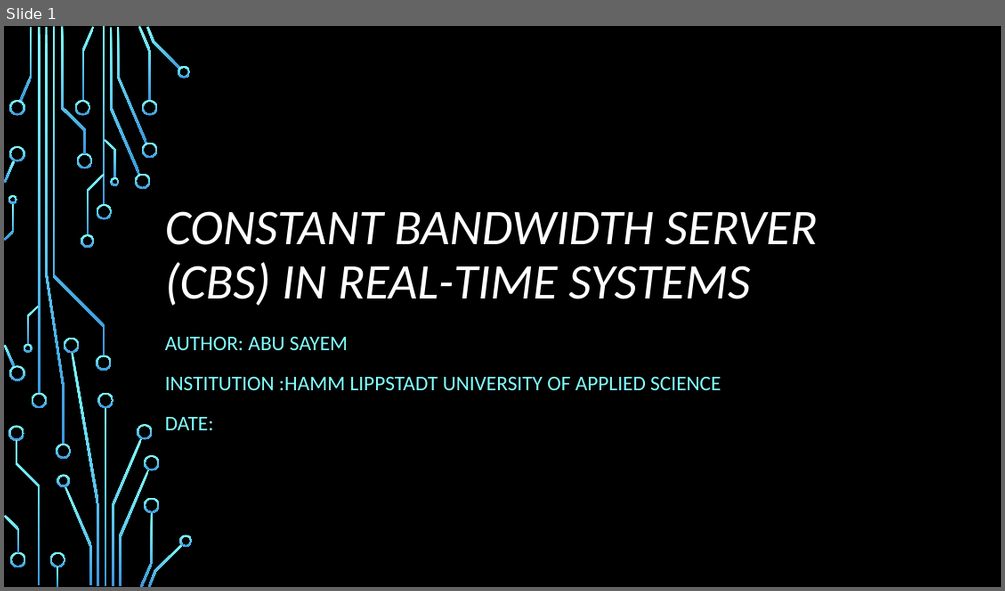
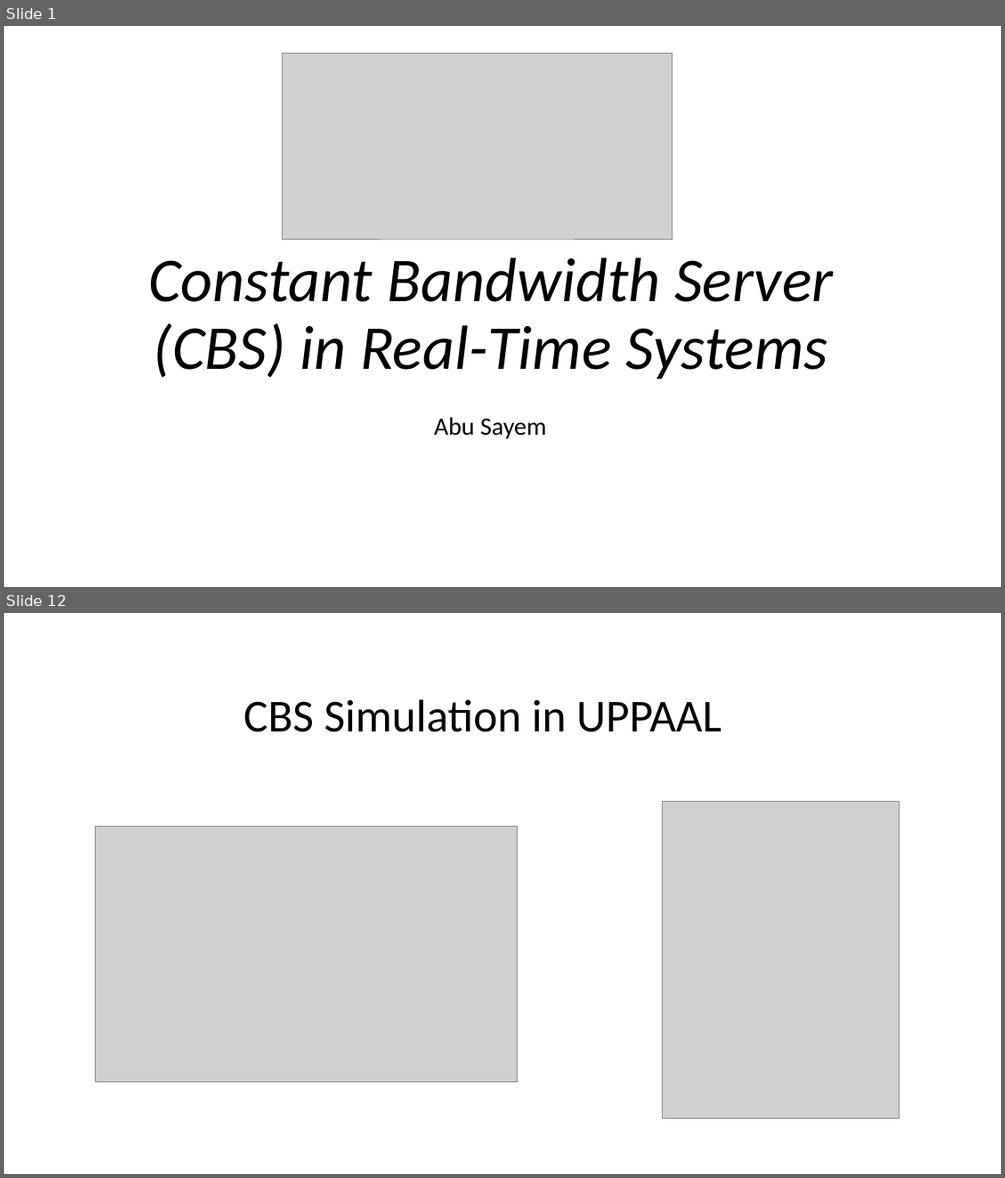
Before and after one commit to CCsayem/Constant-Bandwith-Server-Real-Time-Systems, a slide deck: Constant Bandwidth Server (CBS) in Real-Time.pptx. Shown one above the other, each under a label of ours: slide 1 before the commit, slides 1 and 12 after it; the slides between them are not shown. The pictures are 1005x591 and 1005x1178 pixels, drawn with LibreOffice and Linux fonts; fonts in the diff are those of the drawing; grey boxes stand for pictures; background and template pictures are left out. Boxes give left, top, right and bottom in pixels: in the first picture for what was removed or moved away, otherwise in the second. Text is boxed around its words. In the diff, an @@ line names an element or a change of style, - is before the commit and + after.

```diff
--- a/Constant Bandwidth Server (CBS) in Real-Time.pptx
+++ b/Constant Bandwidth Server (CBS) in Real-Time.pptx
@@ slide 12 added at bbox=[4, 613, 1001, 1174], background #FFFFFF @@
@@ title added at bbox=[243, 699, 721, 732], 44 pt, text #000000 @@
+CBS Simulation in UPPAAL
@@ picture added at bbox=[96, 826, 518, 1081] @@
@@ picture added at bbox=[662, 802, 898, 1119] @@
@@ slide 1 changed as well @@
@@ background picture (left out) to #FFFFFF @@
@@ picture added at bbox=[283, 54, 672, 239] @@
@@ title at bbox=[148, 257, 833, 379]: text changed; size 48 to 60 pt; text colour #FFFFFF to #000000 @@
-CONSTANT BANDWIDTH SERVER (CBS) IN REAL-TIME SYSTEMS
+Constant Bandwidth Server (CBS) in Real-Time Systems
@@ subtitle at bbox=[434, 417, 546, 439]: text changed; size 20 to 24 pt; text colour #82FFFF to #000000 @@
-AUTHOR: ABU SAYEM
-INSTITUTION :HAMM LIPPSTADT UNIVERSITY OF APPLIED SCIENCE
-DATE:
+Abu Sayem
@@ group removed at bbox=[4, 26, 193, 587]: 50 freeform shapes, 4 rectangles @@
```
Also in this commit, not shown: 11 other slides added, 6 slides removed.
